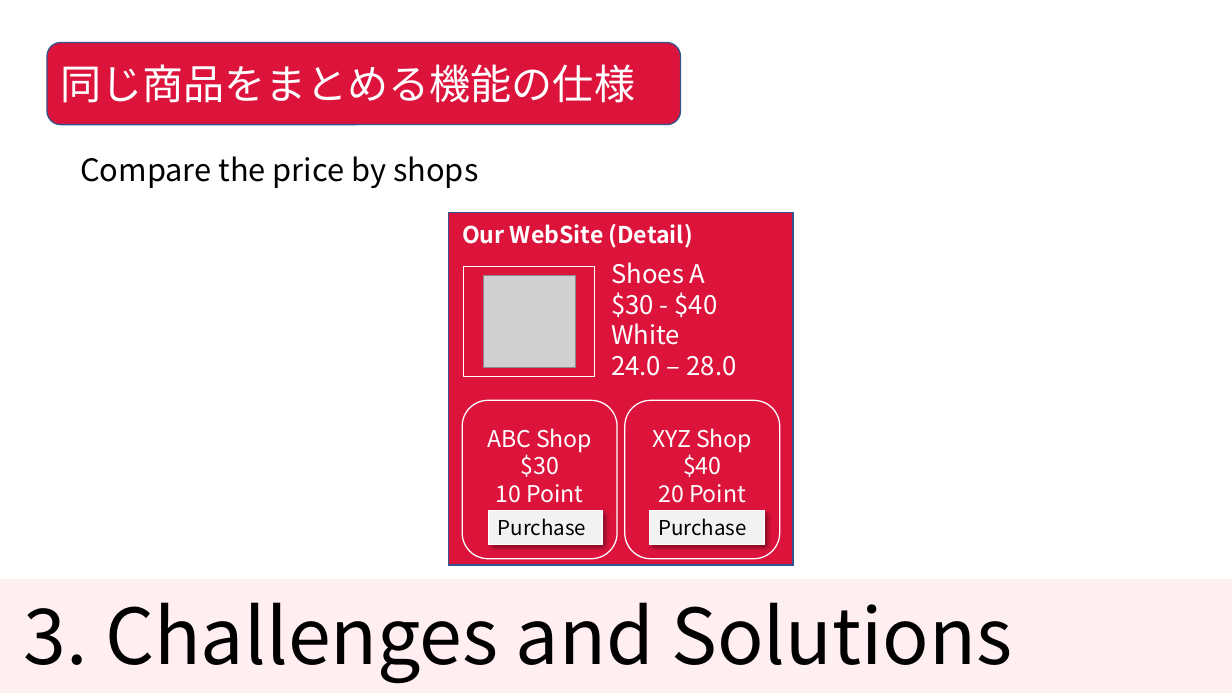
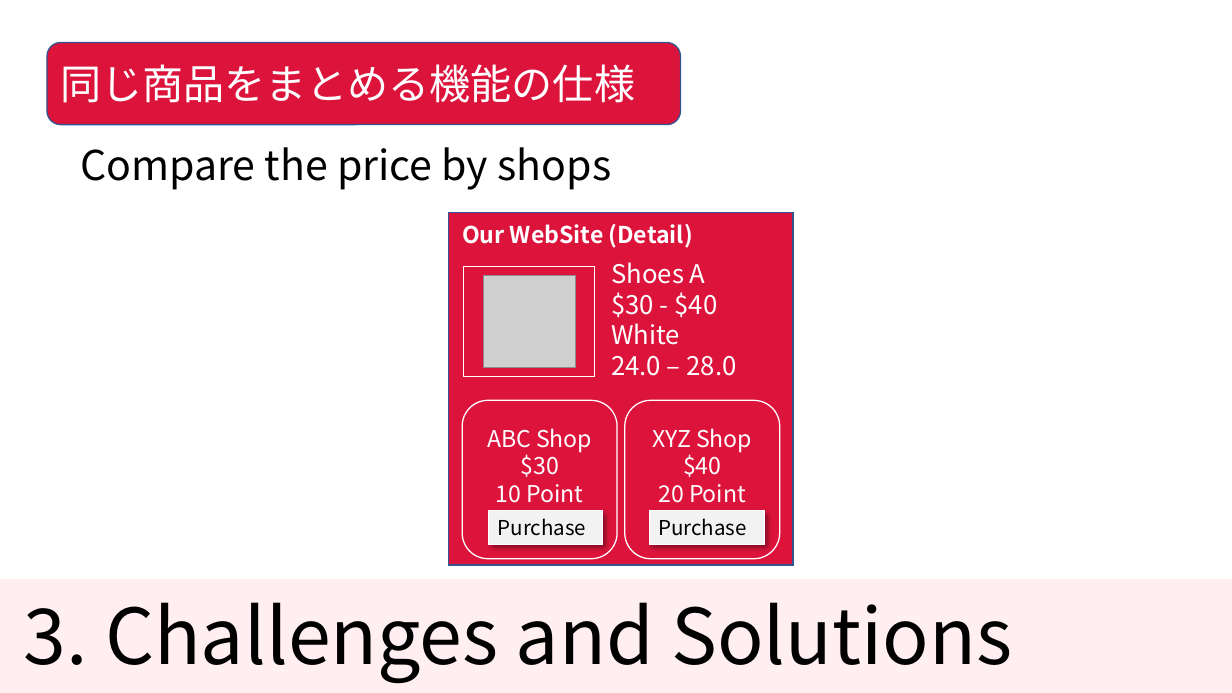
Before and after one commit to KNobuki/Rakuten_fashion, a slide deck: slide 13 of presentation/Presentation.pptx. Drawn at 1232x693 pixels with LibreOffice and Linux fonts; fonts in the diff are those of the drawing; grey boxes stand for pictures. Boxes give left, top, right and bottom in pixels: in the first picture for what was removed or moved away, otherwise in the second. Text is boxed around its words. In the diff, an @@ line names an element or a change of style, - is before the commit and + after.

```diff
--- a/presentation/Presentation.pptx
+++ b/presentation/Presentation.pptx
@@ text "Compare the price by shops": place and size @@
-text "Compare the price by shops" at <box>80,156,478,188</box>
+text "Compare the price by shops" at <box>80,147,612,190</box>
@@ text "Compare the price by shops" at <box>80,147,612,190</box>: size 24 to 32 pt @@
```
Also in this commit, not shown: 4 other slides changed, 1 other file.
